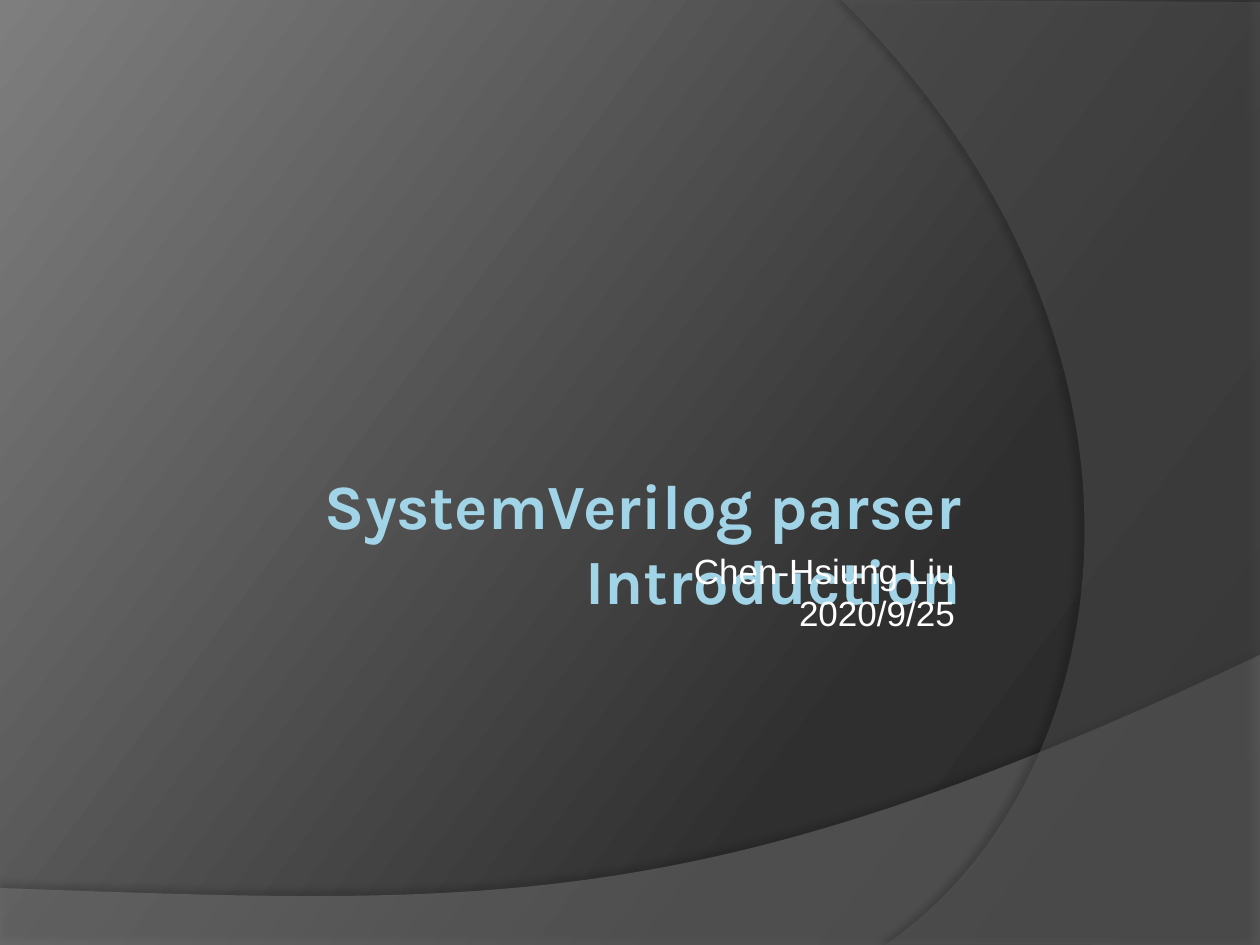
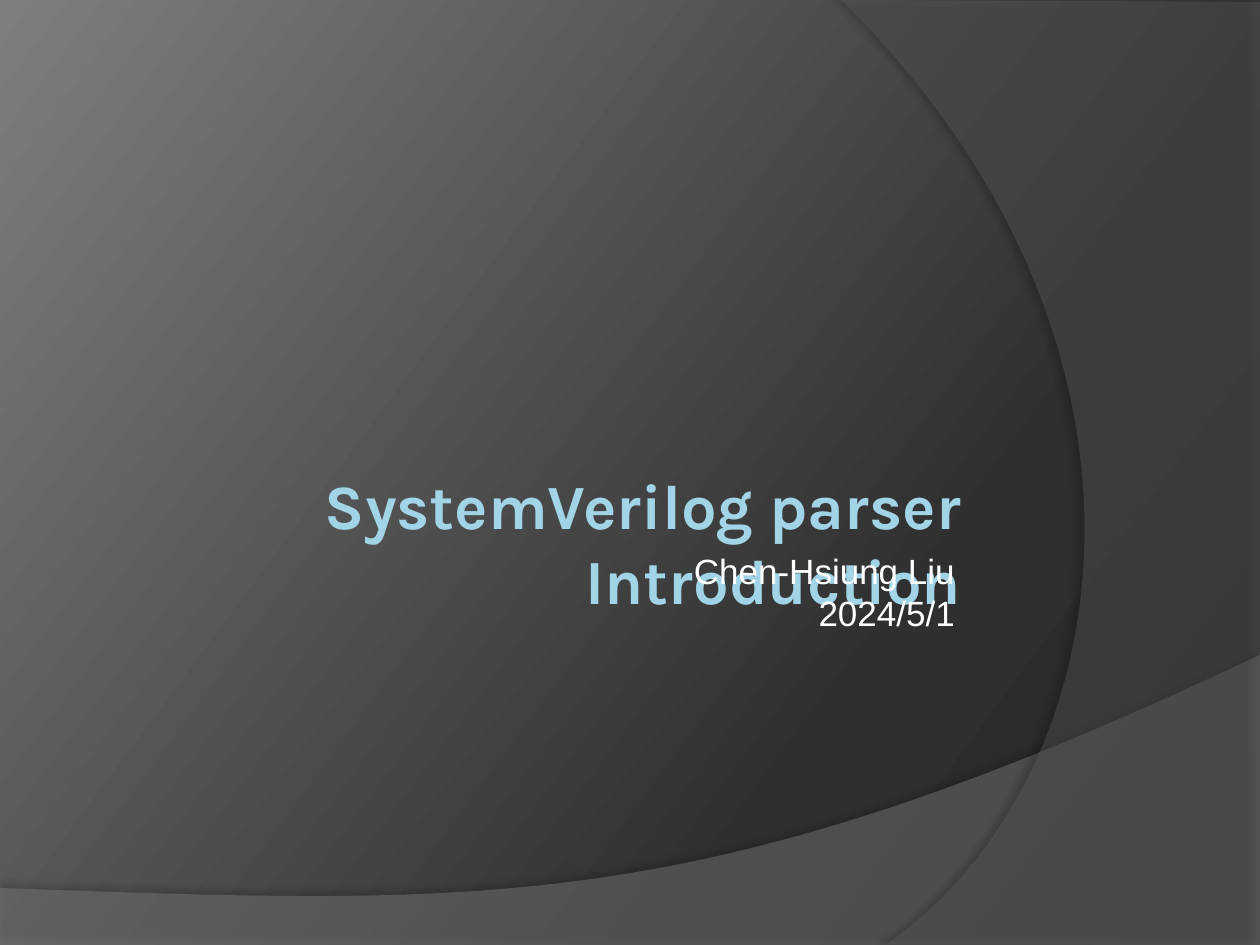
Before and after one commit to LiuChenHsiung/misc, a slide deck: slide 1 of SystemVerilog parser Introduction.pptx. Drawn at 1260x945 pixels with LibreOffice and Linux fonts; fonts in the diff are those of the drawing. Boxes give left, top, right and bottom in pixels: in the first picture for what was removed or moved away, otherwise in the second. Text is boxed around its words. In the diff, an @@ line names an element or a change of style, - is before the commit and + after.

```diff
--- a/SystemVerilog parser Introduction.pptx
+++ b/SystemVerilog parser Introduction.pptx
@@ text at [819,598,955,627]: text changed @@
-2020/9/25
+2024/5/1
```
Also in this commit, not shown: 1 other slide changed.
